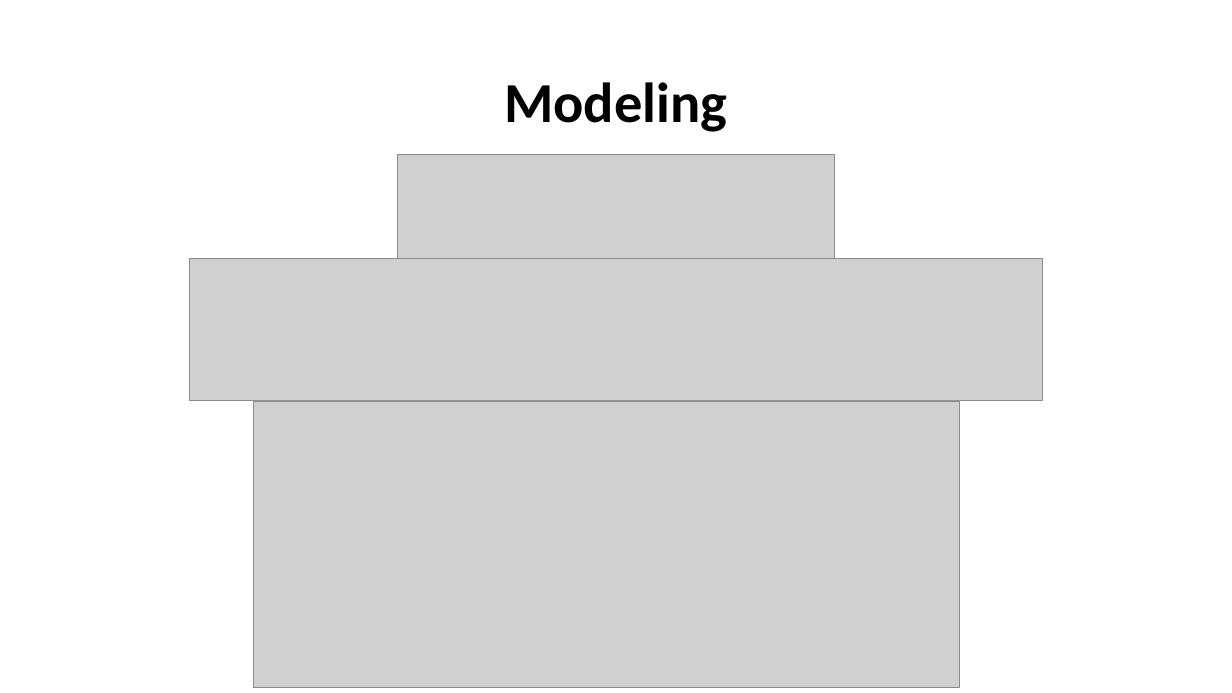
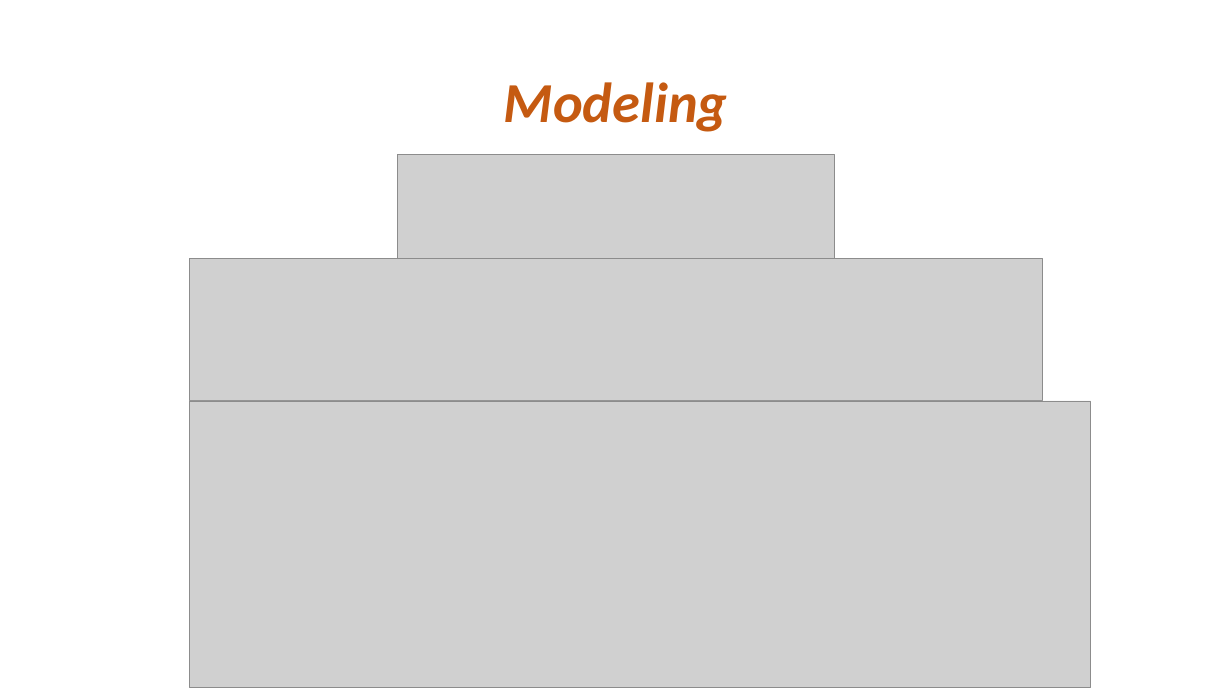
Before and after one commit to wqx13579/Happiness, a slide deck: slide 13 of Final_presentation.pptx. Drawn at 1232x693 pixels with LibreOffice and Linux fonts; fonts in the diff are those of the drawing; grey boxes stand for pictures. Boxes give left, top, right and bottom in pixels: in the first picture for what was removed or moved away, otherwise in the second. Text is boxed around its words. In the diff, an @@ line names an element or a change of style, - is before the commit and + after.

```diff
--- a/Final_presentation.pptx
+++ b/Final_presentation.pptx
@@ title "Modeling" at [504, 82, 728, 132]: text colour #000000 to #C55A11, italic on @@
@@ picture: place and size @@
-picture at [253, 401, 960, 688]
+picture at [189, 401, 1092, 688]
```
Also in this commit, not shown: 13 other slides changed, 2 slides added, 3 other files.
